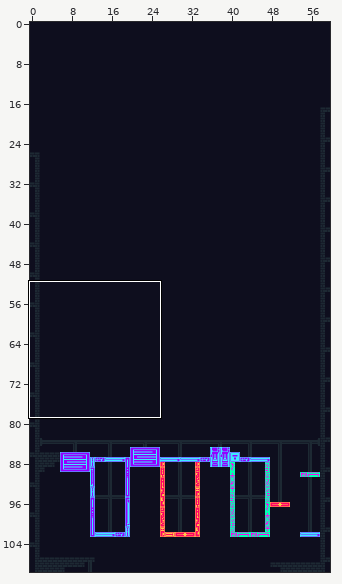
Tiled map -- assets/tiles/tilemap.tmx. The picture above shows the old version from afar; the outline marks the close-up.
Close-up. Before the commit:
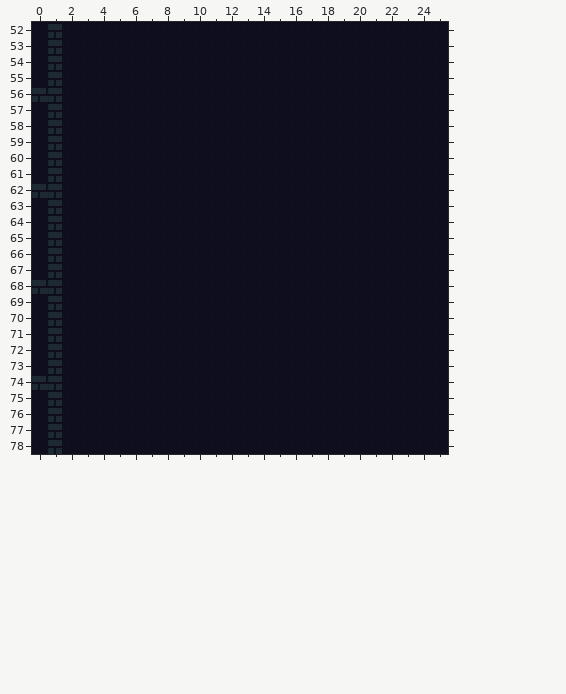
Cells are 8x8 px. Shown: x 0..25, y 52..78. The commit also changed other parts of the map, which this record leaves out.
The same view after the edit:
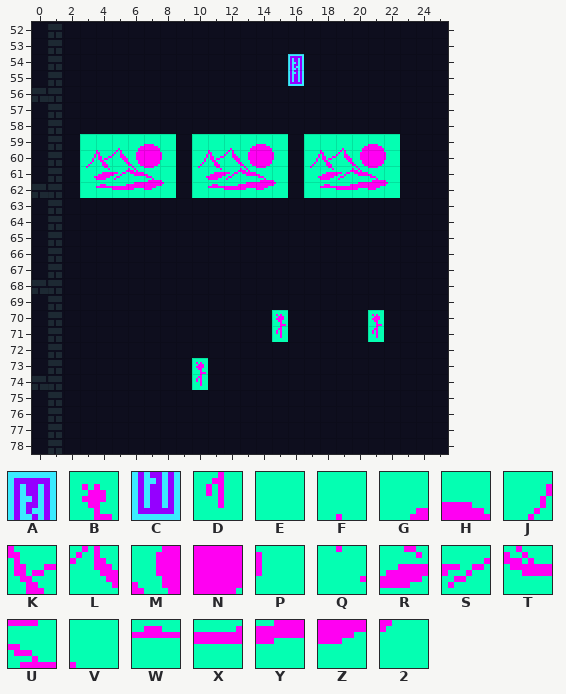
Key: from "tileset": A 22, B 44, C 86, D 108, E 314, F 316, G 317, H 318, J 378, K 379, L 380, M 381, N 382, P 383, Q 442, R 443, S 444, T 445, U 446, V 447, W 507, X 508, Y 509, Z 510, 2 511.
_ is an empty cell.
The exact change:
Changed rows in their new state; . is an unchanged cell.
Layer "Starfall":
first column x 3:
59 EEFGHE.EEFGHE.EEFGHE
60 JKLMNP.JKLMNP.JKLMNP
61 QRSTUV.QRSTUV.QRSTUV
62 EWXYZ2.EWXYZ2.EWXYZ2
first column x 10:
70 .....B.....B
71 .....D.....D
73 B...........
74 D...........
Layer "Skyway":
first column x 16:
54 A
55 C
Pixel boxes of the changes (left, top, right, bottom) in both close-ups:
added: (288, 54, 304, 86)
added: (80, 134, 176, 198)
added: (192, 134, 288, 198)
added: (304, 134, 400, 198)
added: (272, 310, 288, 342)
added: (368, 310, 384, 342)
added: (192, 358, 208, 390)
